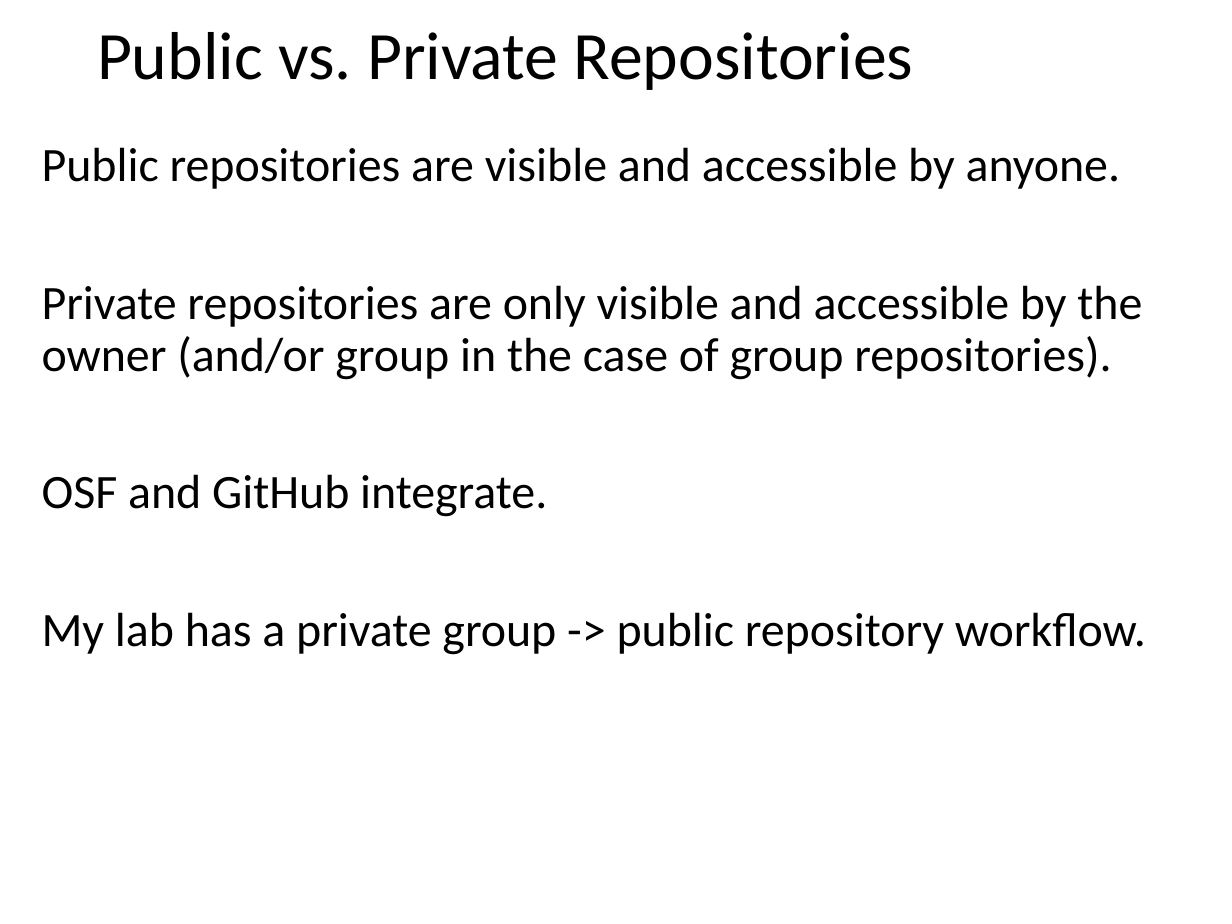
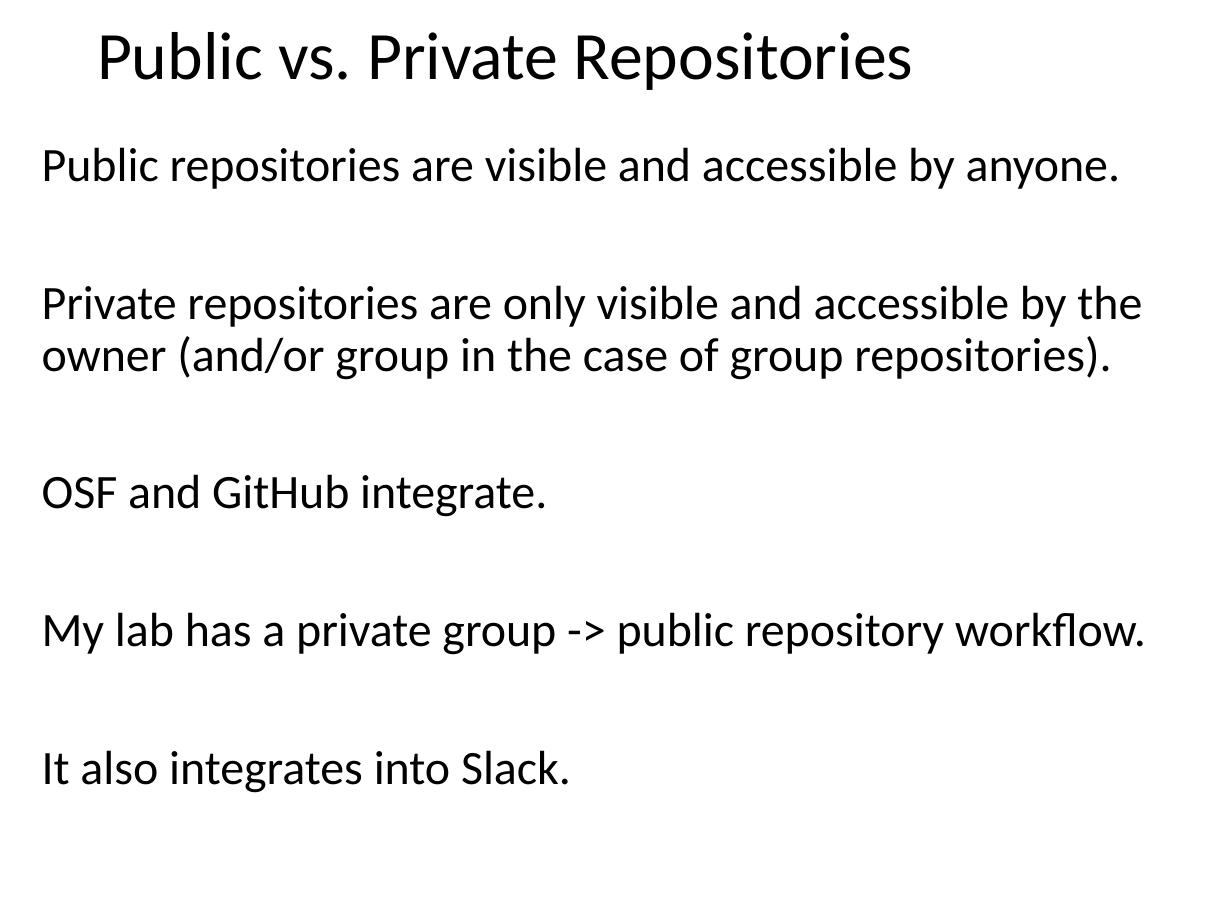
Before and after one commit to josephausterweil/UWPsychDemo, a slide deck: slide 21 of talks/dept_present.pptx (slide 18 before the commit). Drawn at 1232x924 pixels with LibreOffice and Linux fonts; fonts in the diff are those of the drawing. Boxes give left, top, right and bottom in pixels: in the first picture for what was removed or moved away, otherwise in the second. Text is boxed around its words. In the diff, an @@ line names an element or a change of style, - is before the commit and + after.

```diff
--- a/talks/dept_present.pptx
+++ b/talks/dept_present.pptx
@@ text at bbox=[42, 750, 571, 793]: paragraph added @@
+It also integrates into Slack.
```
Also in this commit, not shown: 4 other slides changed, 5 slides added, 1 slide removed.
